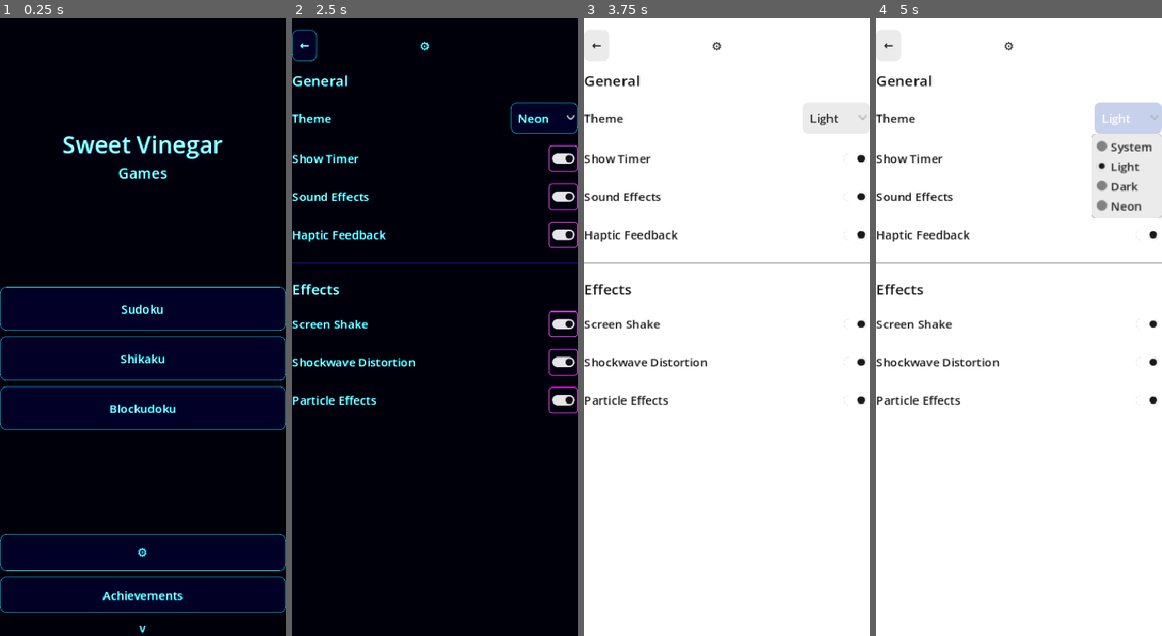
Above: before the commit, frames 1-4 (left to right).
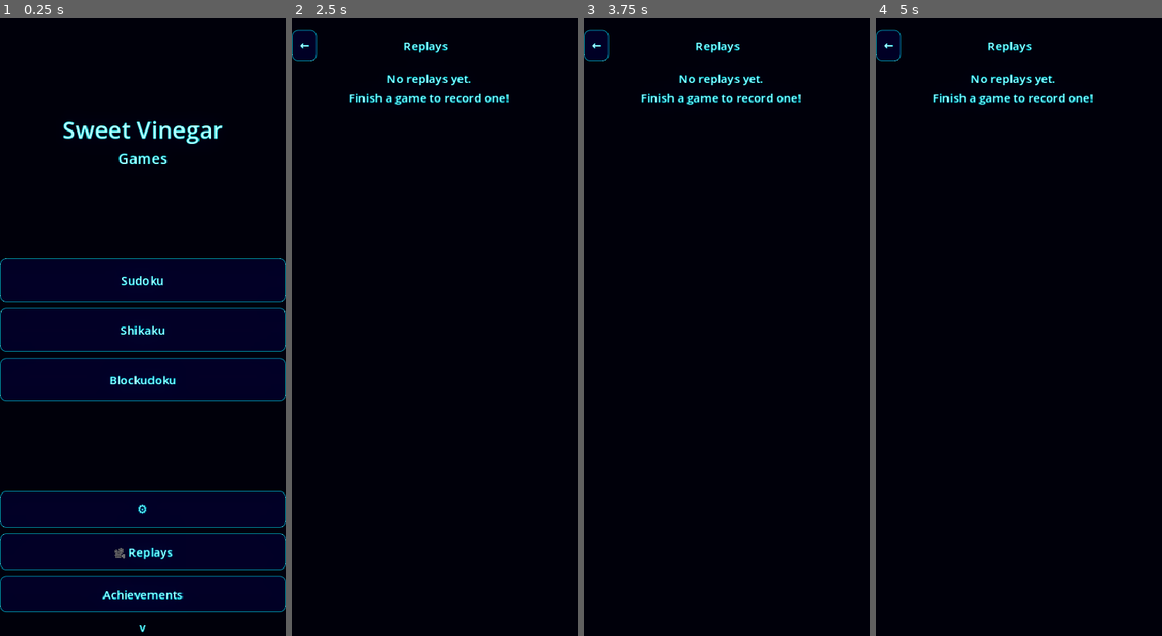
Above: after the commit, the same moments.

Repository: mchambers-mojang/sweet-vinegar-games
Game: Godot game, scene res://scenes/game_picker.tscn
Same seed, same stepped clock (60 frames per second), same inputs: the game is played once before the commit and once after it.
Inputs (mouse positions are in pixels of both pictures, inside the frame that each line leads up to):
- Up to frame 1 (0.25 s): no input
- Up to frame 2 (2.5 s): click (435, 549) at 0.5 s, where only the run after the commit has a clickable "🎥 Replays"; click "←" at 1.25 s; click (435, 549) at 2 s, where only the run after the commit has a clickable "🎥 Replays"
- Up to frame 3 (3.75 s): click (835, 116) at 2.75 s, where only the run before the commit has a clickable "Neon"; click (855, 160) at 3.52 s
- Up to frame 4 (5 s): click (1127, 116) at 4.25 s, where only the run before the commit has a clickable "Light"

The runs differ from the first frame. In frame 1, 24% of the frame differs, in the area x 0-100%, y 16-100%; in frame 2, 5.4%; in frame 3, 100%, in the area x 0-100%, y 0-100%; in frame 4, 100%.

Commit message:
feat: Replay viewer/collection screen (#39)
- New Replays screen accessible from main menu
- Shows bookmarked replays first, then recent (newest first)
- Displays game mode, score, duration, date for each replay
- Delete button (✕) to remove individual replays
- Added delete_replay() to ReplayManager
- Empty state message when no replays exist

Co-authored-by: Copilot <223556219+Copilot@users.noreply.github.com>

Diff:
--- a/scenes/game_picker.tscn
+++ b/scenes/game_picker.tscn
@@ -80,6 +80,12 @@
 custom_minimum_size = Vector2(0, 50)
 text = "⚙"
 
+[node name="ReplaysButton" type="Button" parent="MarginContainer/VBoxContainer"]
+unique_name_in_owner = true
+layout_mode = 2
+custom_minimum_size = Vector2(0, 50)
+text = "🎥 Replays"
+
 [node name="AchievementsButton" type="Button" parent="MarginContainer/VBoxContainer"]
 unique_name_in_owner = true
 layout_mode = 2
--- /dev/null
+++ b/scenes/replays.tscn
@@ -0,0 +1,58 @@
+[gd_scene load_steps=3 format=3]
+
+[ext_resource type="Script" path="res://scripts/replays/replays_screen.gd" id="1"]
+
+[sub_resource type="StyleBoxFlat" id="StyleBoxFlat_bg"]
+bg_color = Color(1, 1, 1, 1)
+
+[node name="ReplaysScreen" type="PanelContainer"]
+anchors_preset = 15
+anchor_right = 1.0
+anchor_bottom = 1.0
+grow_horizontal = 2
+grow_vertical = 2
+theme_override_styles/panel = SubResource("StyleBoxFlat_bg")
+script = ExtResource("1")
+
+[node name="MarginContainer" type="MarginContainer" parent="."]
+theme_override_constants/margin_left = 20
+theme_override_constants/margin_top = 40
+theme_override_constants/margin_right = 20
+theme_override_constants/margin_bottom = 20
+
+[node name="VBoxContainer" type="VBoxContainer" parent="MarginContainer"]
+layout_mode = 2
+theme_override_constants/separation = 12
+
+[node name="TopBar" type="HBoxContainer" parent="MarginContainer/VBoxContainer"]
+layout_mode = 2
+
+[node name="BackButton" type="Button" parent="MarginContainer/VBoxContainer/TopBar"]
+unique_name_in_owner = true
+layout_mode = 2
+text = "←"
+
+[node name="Title" type="Label" parent="MarginContainer/VBoxContainer/TopBar"]
+layout_mode = 2
+size_flags_horizontal = 3
+text = "Replays"
+horizontal_alignment = 1
+
+[node name="Spacer" type="Control" parent="MarginContainer/VBoxContainer/TopBar"]
+layout_mode = 2
+custom_minimum_size = Vector2(60, 0)
+
+[node name="ScrollContainer" type="ScrollContainer" parent="MarginContainer/VBoxContainer"]
+layout_mode = 2
+size_flags_vertical = 3
+
+[node name="ScrollMargin" type="MarginContainer" parent="MarginContainer/VBoxContainer/ScrollContainer"]
+layout_mode = 2
+size_flags_horizontal = 3
+theme_override_constants/margin_right = 16
+
+[node name="ReplayList" type="VBoxContainer" parent="MarginContainer/VBoxContainer/ScrollContainer/ScrollMargin"]
+unique_name_in_owner = true
+layout_mode = 2
+size_flags_horizontal = 3
+theme_override_constants/separation = 8
--- a/scripts/autoload/replay_manager.gd
+++ b/scripts/autoload/replay_manager.gd
@@ -85,6 +85,15 @@
 	_replays[-1]["bookmarked"] = true
 	_save_replays()
 	return true
+
+
+func delete_replay(replay_id: String) -> bool:
+	for i in range(_replays.size() - 1, -1, -1):
+		if str(_replays[i].get("id", "")) == replay_id:
+			_replays.remove_at(i)
+			_save_replays()
+			return true
+	return false
 
 
 func get_recent_replays(limit: int = MAX_AUTO_REPLAYS) -> Array[Dictionary]:
--- a/scripts/game_picker.gd
+++ b/scripts/game_picker.gd
@@ -8,6 +8,7 @@
 @onready var shikaku_button: Button = %ShikakuButton
 @onready var blockudoku_button: Button = %BlockudokuButton
 @onready var settings_button: Button = %SettingsButton
+@onready var replays_button: Button = %ReplaysButton
 @onready var achievements_button: Button = %AchievementsButton
 @onready var version_label: Label = %VersionLabel
 
@@ -29,6 +30,9 @@
 	)
 	achievements_button.pressed.connect(func() -> void:
 		SceneTransition.transition_to("res://scenes/achievements.tscn")
+	)
+	replays_button.pressed.connect(func() -> void:
+		SceneTransition.transition_to("res://scenes/replays.tscn")
 	)
 	version_label.text = "v%s" % ProjectSettings.get_setting("application/config/version", "dev")
 	version_label.gui_input.connect(_on_version_label_gui_input)
--- /dev/null
+++ b/scripts/replays/replays_screen.gd
@@ -0,0 +1,137 @@
+extends Control
+
+## Replay collection viewer — browse, bookmark, delete, and (future) play back replays.
+
+@onready var back_button: Button = %BackButton
+@onready var replay_list: VBoxContainer = %ReplayList
+
+
+func _ready() -> void:
+	var margin := get_node_or_null("MarginContainer") as MarginContainer
+	if margin:
+		SafeAreaManager.apply(margin)
+	back_button.pressed.connect(func() -> void:
+		SceneTransition.transition_to("res://scenes/game_picker.tscn")
+	)
+	_build_ui()
+	_apply_theme()
+	ThemeManager.theme_changed.connect(func(_d: bool) -> void: _apply_theme())
+
+
+func _build_ui() -> void:
+	for child in replay_list.get_children():
+		child.queue_free()
+
+	var replays := ReplayManager.get_recent_replays(50)
+	if replays.is_empty():
+		var empty_label := Label.new()
+		empty_label.text = "No replays yet.\nFinish a game to record one!"
+		empty_label.horizontal_alignment = HORIZONTAL_ALIGNMENT_CENTER
+		empty_label.autowrap_mode = TextServer.AUTOWRAP_WORD_SMART
+		replay_list.add_child(empty_label)
+		return
+
+	# Show bookmarked first, then recent (newest first)
+	var bookmarked: Array[Dictionary] = []
+	var recent: Array[Dictionary] = []
+	for replay in replays:
+		if replay.get("bookmarked", false):
+			bookmarked.append(replay)
+		else:
+			recent.append(replay)
+
+	if not bookmarked.is_empty():
+		_add_section_header("🎥 Bookmarked")
+		bookmarked.reverse()
+		for replay in bookmarked:
+			_add_replay_row(replay)
+
+	if not recent.is_empty():
+		_add_section_header("Recent")
+		recent.reverse()
+		for replay in recent:
+			_add_replay_row(replay)
+
+
+func _add_section_header(title: String) -> void:
+	var header := Label.new()
+	header.text = title
+	header.add_theme_font_size_override("font_size", 20)
+	header.add_theme_color_override("font_color", ThemeManager.get_color("text_given"))
+	replay_list.add_child(header)
+
+
+func _add_replay_row(replay: Dictionary) -> void:
+	var header: Dictionary = replay.get("header", {})
+	var footer: Dictionary = replay.get("footer", {})
+	var replay_id := str(replay.get("id", ""))
+
+	var game_mode := str(header.get("game_mode", "unknown"))
+	var timestamp := int(header.get("timestamp", 0))
+	var score := int(footer.get("final_score", 0))
+	var duration := float(footer.get("duration", 0.0))
+	var outcome := str(footer.get("outcome", ""))
+	var is_bookmarked := bool(replay.get("bookmarked", false))
+
+	var panel := PanelContainer.new()
+	panel.custom_minimum_size = Vector2(0, 80)
+	replay_list.add_child(panel)
+
+	var margin := MarginContainer.new()
+	margin.add_theme_constant_override("margin_left", 12)
+	margin.add_theme_constant_override("margin_top", 8)
+	margin.add_theme_constant_override("margin_right", 12)
+	margin.add_theme_constant_override("margin_bottom", 8)
+	panel.add_child(margin)
+
+	var row := HBoxContainer.new()
+	row.add_theme_constant_override("separation", 12)
+	margin.add_child(row)
+
+	# Left: game info
+	var info := VBoxContainer.new()
+	info.size_flags_horizontal = Control.SIZE_EXPAND_FILL
+	info.add_theme_constant_override("separation", 4)
+	row.add_child(info)
+
+	var title := Label.new()
+	var bookmark_prefix := "🎥 " if is_bookmarked else ""
+	title.text = "%s%s — %s" % [bookmark_prefix, game_mode.capitalize(), outcome]
+	title.add_theme_font_size_override("font_size", 16)
+	info.add_child(title)
+
+	var details := Label.new()
+	var time_str := _format_time(duration)
+	var date_str := _format_date(timestamp)
+	details.text = "Score: %d  |  %s  |  %s" % [score, time_str, date_str]
+	details.add_theme_font_size_override("font_size", 13)
+	info.add_child(details)
+
+	# Right: delete button
+	var delete_btn := Button.new()
+	delete_btn.text = "✕"
+	delete_btn.custom_minimum_size = Vector2(36, 36)
+	delete_btn.pressed.connect(func() -> void:
+		ReplayManager.delete_replay(replay_id)
+		_build_ui()
+	)
+	row.add_child(delete_btn)
+
+
+func _format_time(seconds: float) -> String:
+	var mins := int(seconds) / 60
+	var secs := int(seconds) % 60
+	return "%d:%02d" % [mins, secs]
+
+
+func _format_date(unix_time: int) -> String:
+	if unix_time == 0:
+		return "Unknown"
+	var dt := Time.get_datetime_dict_from_unix_time(unix_time)
+	return "%d/%d/%d" % [dt.get("month", 0), dt.get("day", 0), dt.get("year", 0) % 100]
+
+
+func _apply_theme() -> void:
+	var style := StyleBoxFlat.new()
+	style.bg_color = ThemeManager.get_color("background")
+	add_theme_stylebox_override("panel", style)
